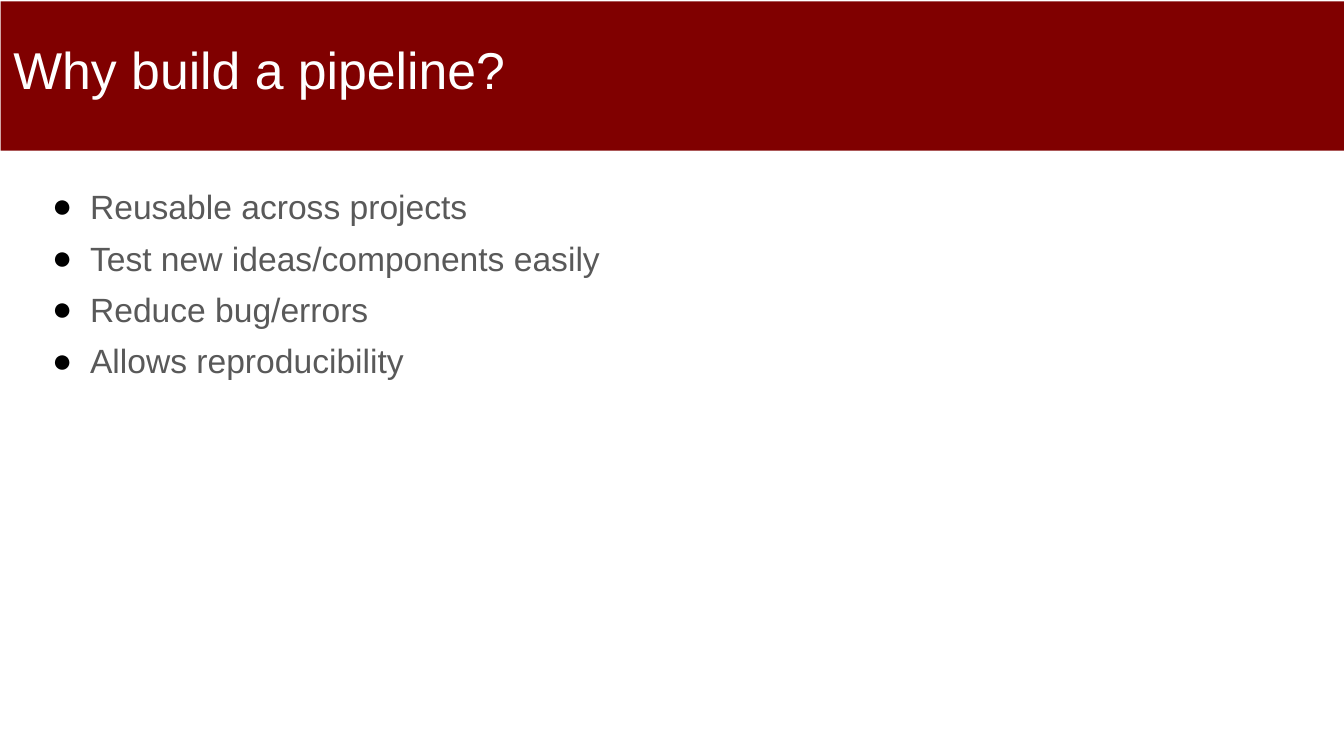
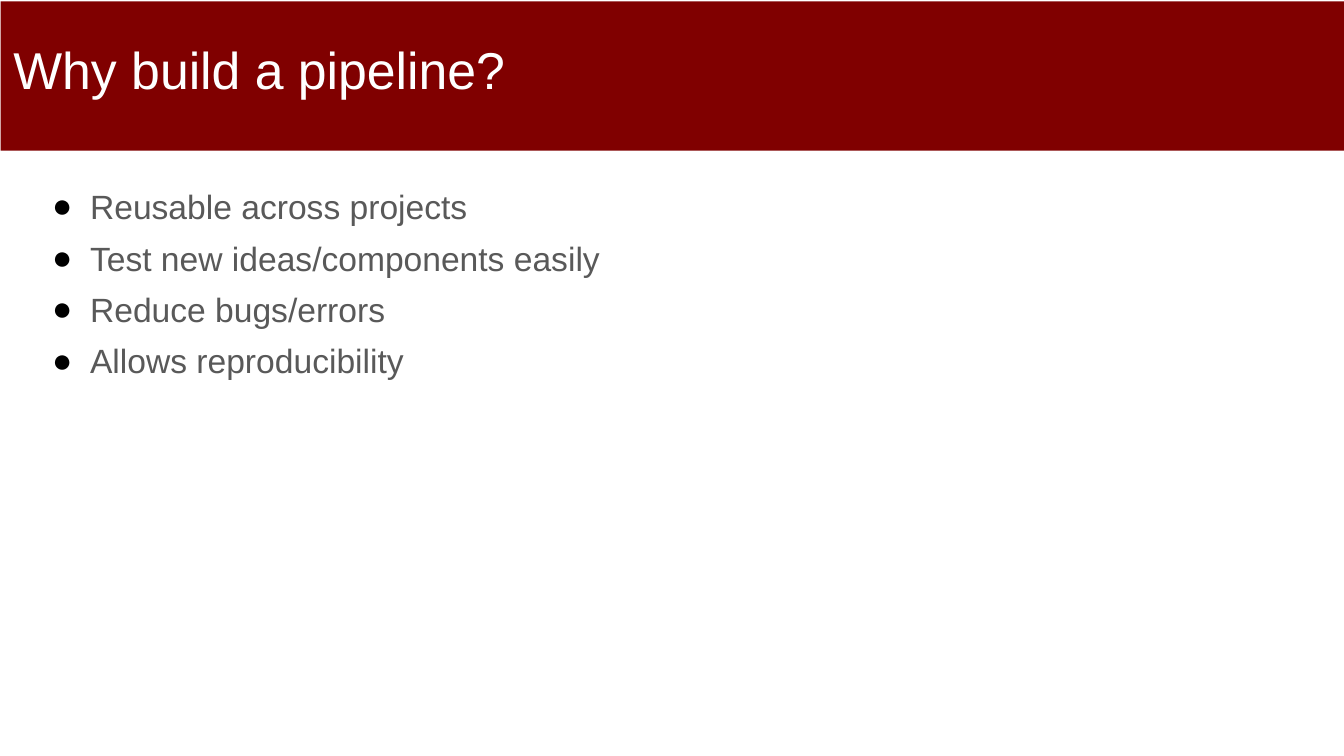
Before and after one commit to dssg/mlforpublicpolicylab, a slide deck: slide 5 of 04 - Machine Learning Pipelines/Machine-Learning-Pipelines.pptx. Drawn at 1344x756 pixels with LibreOffice and Linux fonts; fonts in the diff are those of the drawing. Boxes give left, top, right and bottom in pixels: in the first picture for what was removed or moved away, otherwise in the second. Text is boxed around its words. In the diff, an @@ line names an element or a change of style, - is before the commit and + after.

Commit message:
additional pipeline updates

```diff
--- a/04 - Machine Learning Pipelines/Machine-Learning-Pipelines.pptx
+++ b/04 - Machine Learning Pipelines/Machine-Learning-Pipelines.pptx
@@ text at (90,297,385,329): text changed @@
-● Reduce bug/errors
+● Reduce bugs/errors
```
Also in this commit, not shown: 9 other slides changed.
